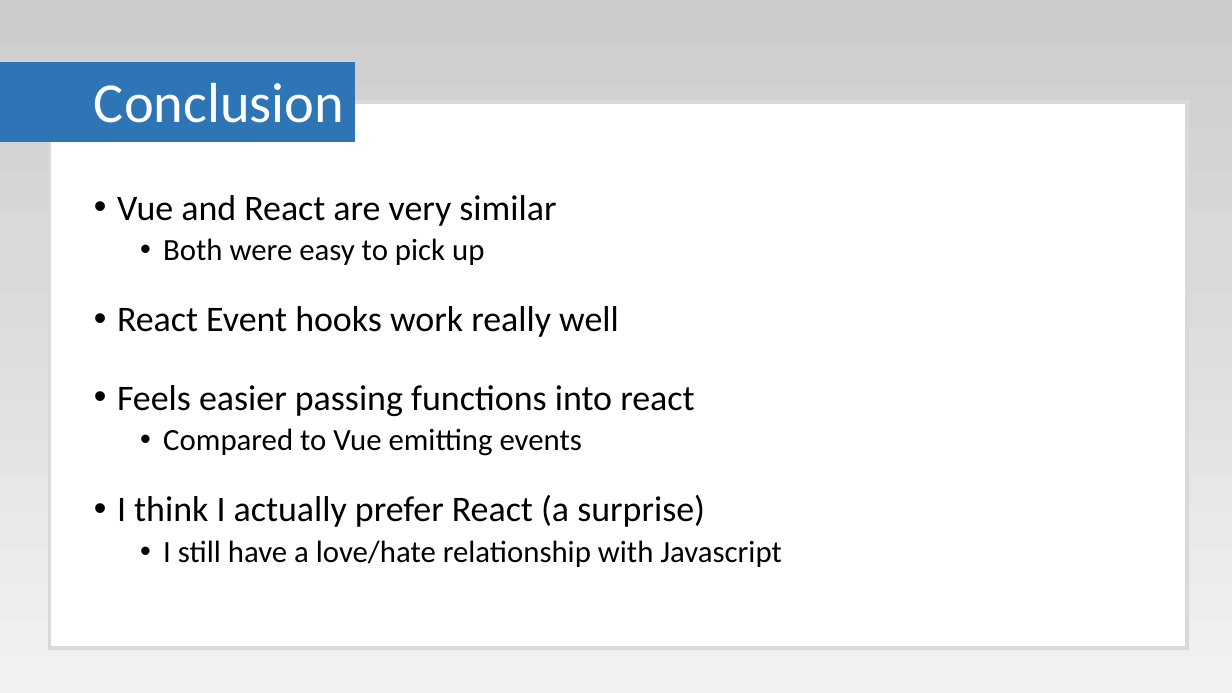
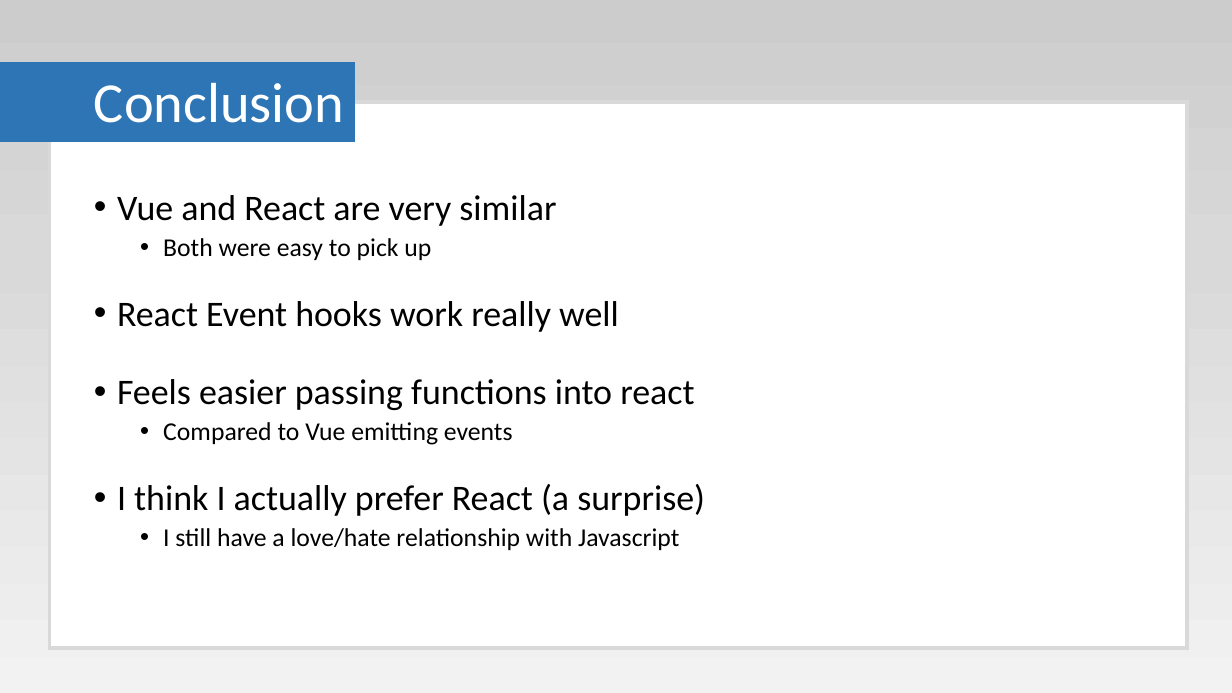
Before and after one commit to Paul-Hadfield/GameOfLife-Talk, a slide deck: slide 49 of Game Of Life Presentation.pptx (slide 46 before the commit). Drawn at 1232x693 pixels with LibreOffice and Linux fonts; fonts in the diff are those of the drawing. Boxes give left, top, right and bottom in pixels: in the first picture for what was removed or moved away, otherwise in the second. Text is boxed around its words. In the diff, an @@ line names an element or a change of style, - is before the commit and + after.

```diff
--- a/Game Of Life Presentation.pptx
+++ b/Game Of Life Presentation.pptx
@@ text at box(163, 238, 679, 550): size 24 to 20 pt in "Both were easy to pick up", "Compared to Vue emitting events", "I still have a love/hate relationship with ..." @@
```
Also in this commit, not shown: 2 other slides changed, 3 slides added.
